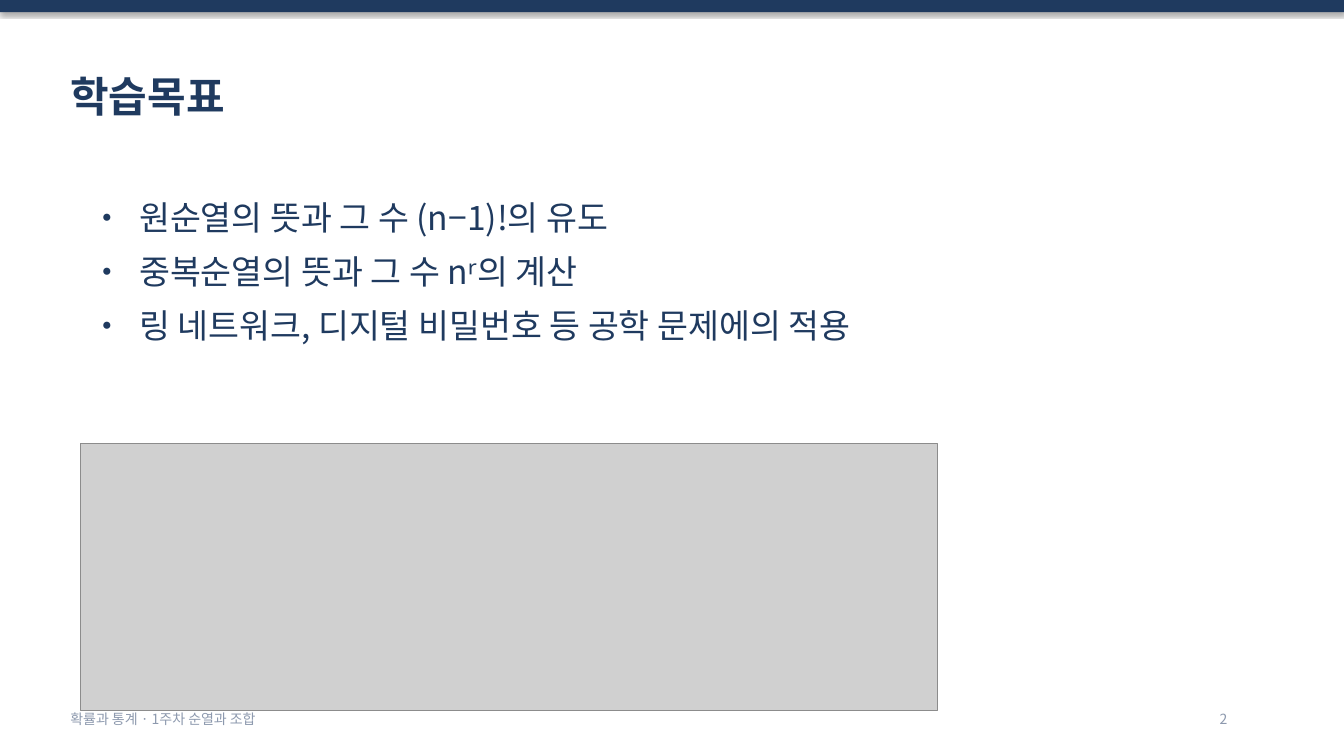
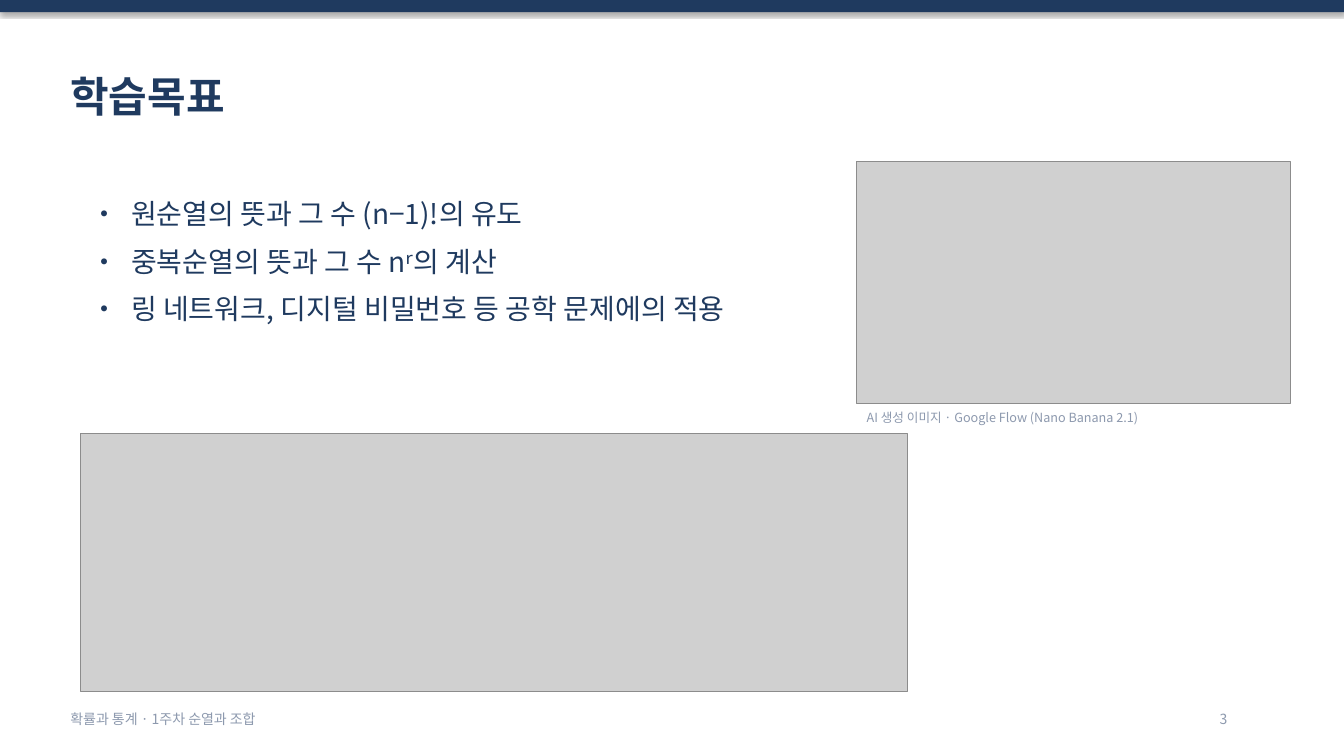
Before and after one commit to now0831/dlide, a slide deck: slide 3 of output/week01_순열.pptx (slide 2 before the commit). Drawn at 1344x756 pixels with LibreOffice and Linux fonts; fonts in the diff are those of the drawing; grey boxes stand for pictures. Boxes give left, top, right and bottom in pixels: in the first picture for what was removed or moved away, otherwise in the second. Text is boxed around its words. In the diff, an @@ line names an element or a change of style, - is before the commit and + after.

```diff
--- a/output/week01_순열.pptx
+++ b/output/week01_순열.pptx
@@ picture added at (857, 161, 1291, 403) @@
@@ text "• 원순열의 뜻과 그 수 ..." at (131, 201, 725, 324): size 24 to 20 pt @@
@@ text added at (867, 411, 1138, 425), 9 pt, text #8D99AE @@
+AI 생성 이미지 · Google Flow (Nano Banana 2.1)
@@ picture: place and size @@
-picture at (81, 444, 938, 711)
+picture at (81, 434, 907, 692)
@@ text at (1220, 713, 1228, 724): text changed @@
-2
+3
```
Also in this commit, not shown: 12 other slides changed, 1 slide added, 8 other files.
